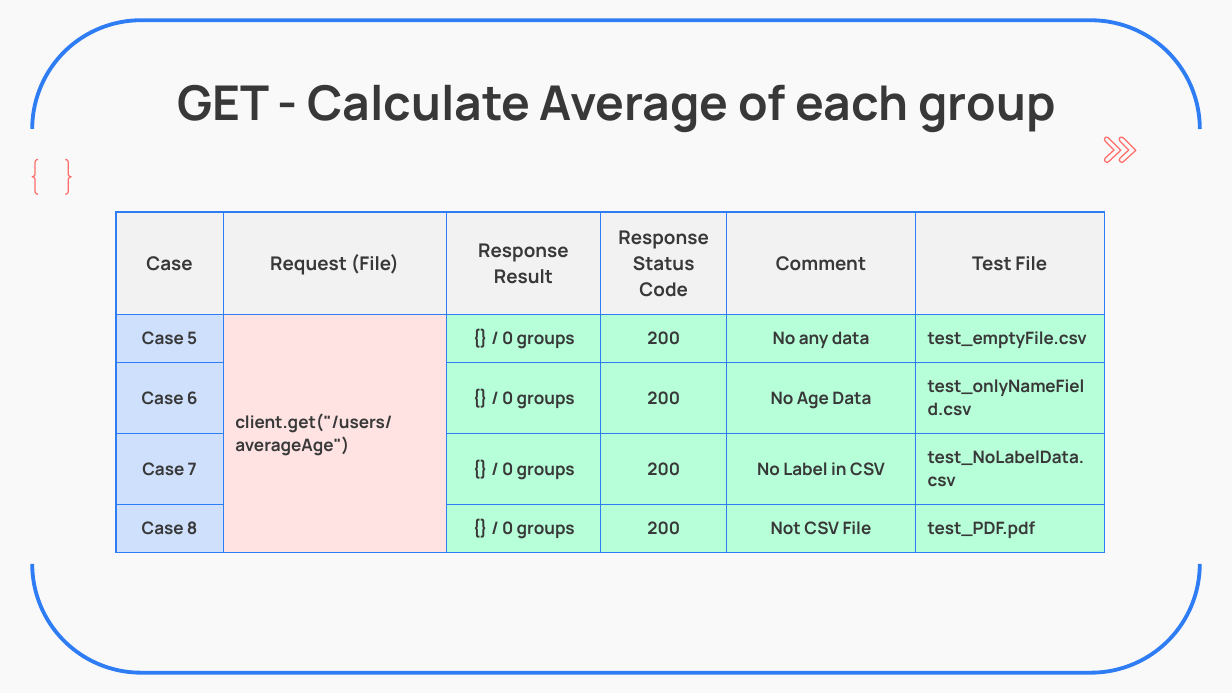
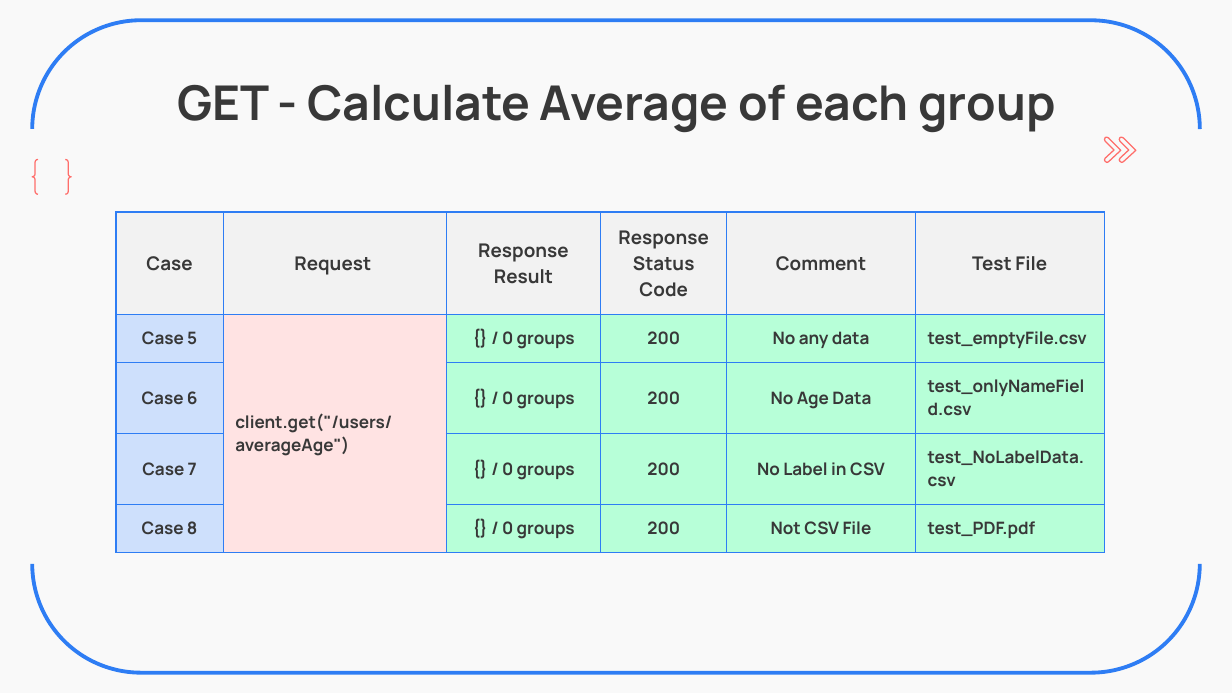
Before and after one commit to ZavierHuang/RESTFUL-API-DESIGN, a slide deck: slide 19 of 黃昱叡_和碩線下測驗_UnitTest_Restful_V2.pptx. Drawn at 1232x693 pixels with LibreOffice and Linux fonts; fonts in the diff are those of the drawing. Boxes give left, top, right and bottom in pixels: in the first picture for what was removed or moved away, otherwise in the second. Text is boxed around its words. In the diff, an @@ line names an element or a change of style, - is before the commit and + after.

```diff
--- a/黃昱叡_和碩線下測驗_UnitTest_Restful_V2.pptx
+++ b/黃昱叡_和碩線下測驗_UnitTest_Restful_V2.pptx
@@ table at [116, 212, 1103, 548] @@
-row 1, column 2: Request (File)
+row 1, column 2: Request
```
Also in this commit, not shown: 8 other slides changed.
